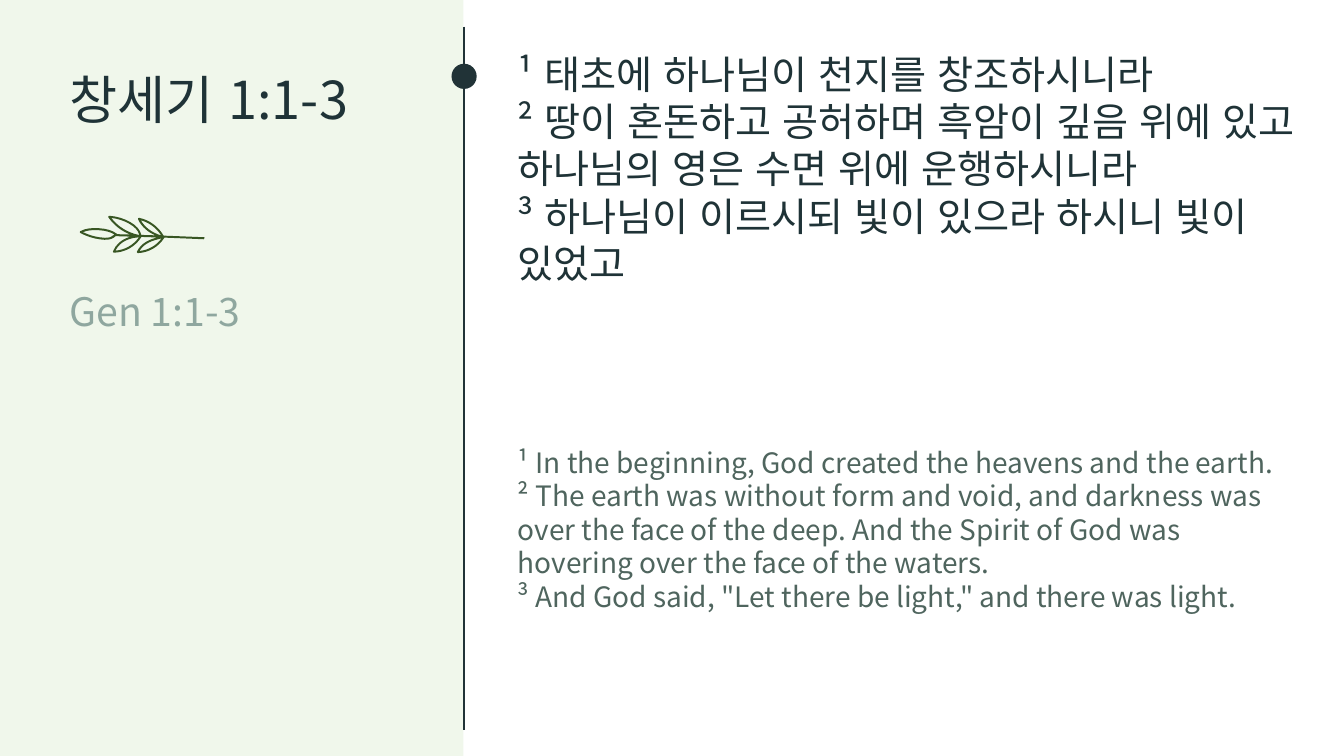
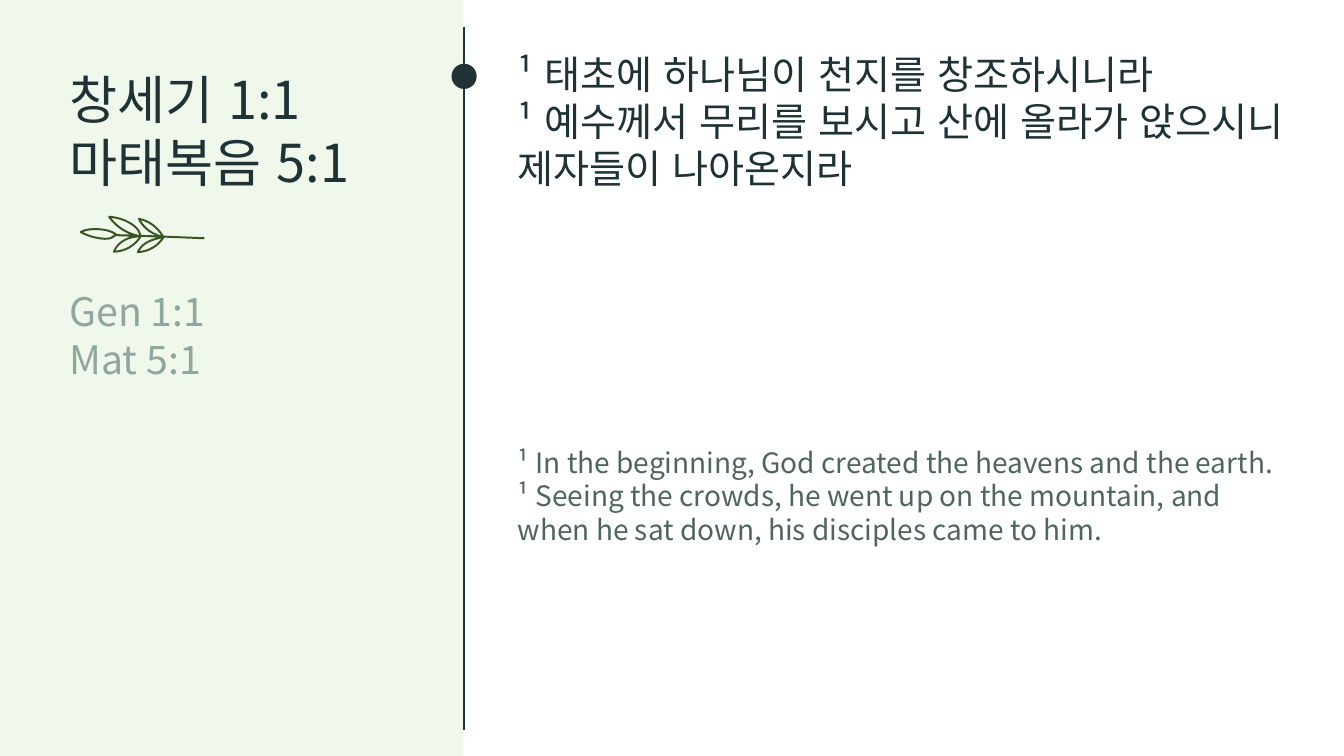
Before and after one commit to mmminq/Bible_Reference_to_PPT, a slide deck: slide 1 of output.pptx. Drawn at 1344x756 pixels with LibreOffice and Linux fonts; fonts in the diff are those of the drawing. Boxes give left, top, right and bottom in pixels: in the first picture for what was removed or moved away, otherwise in the second. Text is boxed around its words. In the diff, an @@ line names an element or a change of style, - is before the commit and + after.

```diff
--- a/output.pptx
+++ b/output.pptx
@@ text at (70, 75, 349, 186): text changed @@
-창세기 1:1-3
+창세기 1:1
+마태복음 5:1
@@ text at (518, 101, 1284, 186): text changed @@
-² 땅이 혼돈하고 공허하며 흑암이 깊음 위에 있고 하나님의 영은 수면 위에 운행하시니라
-³ 하나님이 이르시되 빛이 있으라 하시니 빛이 있었고
+¹ 예수께서 무리를 보시고 산에 올라가 앉으시니 제자들이 나아온지라
@@ text at (70, 297, 205, 375): text changed @@
-Gen 1:1-3
+Gen 1:1
+Mat 5:1
@@ text at (518, 478, 1221, 547): text changed @@
-² The earth was without form and void, and darkness was over the face of the deep. And the Spirit of God was hovering over the face of the waters.
-³ And God said, "Let there be light," and there was light.
+¹ Seeing the crowds, he went up on the mountain, and when he sat down, his disciples came to him.
```
Also in this commit, not shown: 4 other files.
